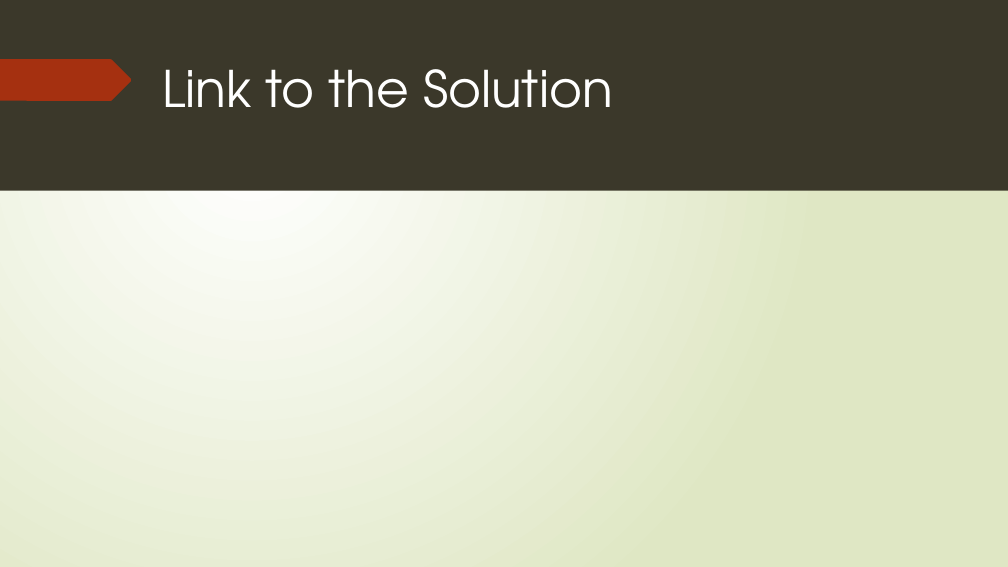
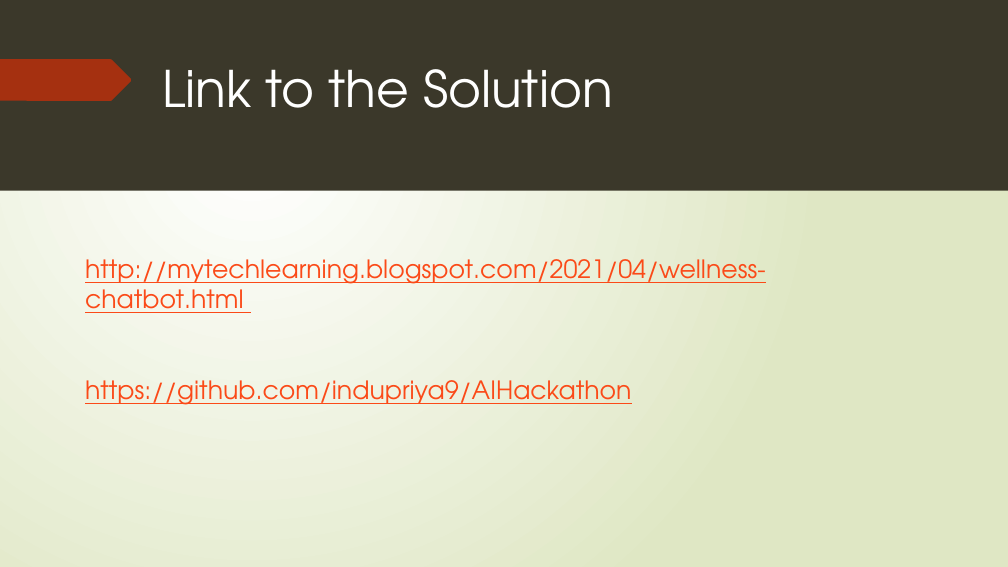
Before and after one commit to indupriya9/AIHackathon, a slide deck: slide 11 of Wellness Chat Bot 2.pptx (slide 8 before the commit). Drawn at 1008x567 pixels with LibreOffice and Linux fonts; fonts in the diff are those of the drawing. Boxes give left, top, right and bottom in pixels: in the first picture for what was removed or moved away, otherwise in the second. Text is boxed around its words. In the diff, an @@ line names an element or a change of style, - is before the commit and + after.

```diff
--- a/Wellness Chat Bot 2.pptx
+++ b/Wellness Chat Bot 2.pptx
@@ text added at bbox=[85, 259, 766, 405], 18 pt, text #FB4A18, underline @@
+http://mytechlearning.blogspot.com/2021/04/wellness-chatbot.html
+https://github.com/indupriya9/AIHackathon
```
Also in this commit, not shown: 4 other slides changed, 2 slides added.
